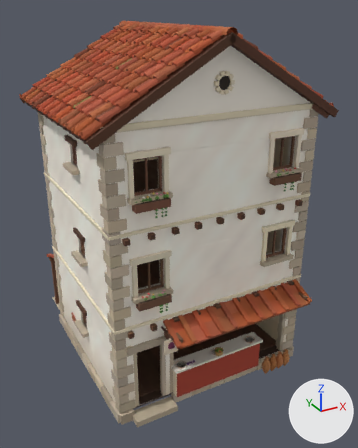
One commit to the glTF model godot/assets/kit/houses/shop_mansio.glb: the scene before it, then after it.
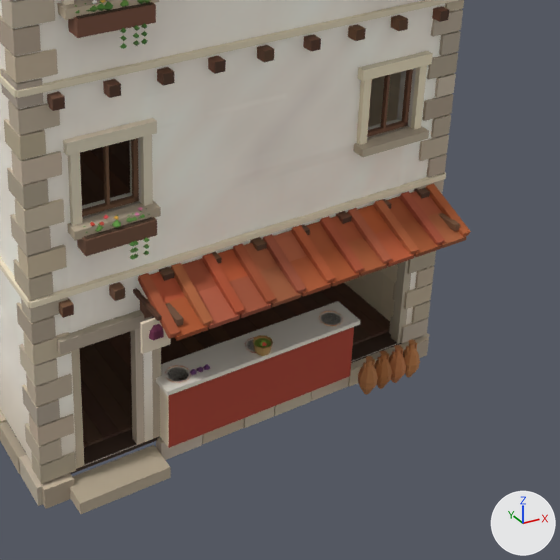
Each version is shown whole from a 50 mm lens placed at (-5.28, -10.1, 8.39), pointed at (0.2, -0.12, 3.4), then close up on the part from 28% to 98% of the width and 44% to 100% of the height. Lighting does not change. The marker at lower right points along +X, +Y and +Z. The older version's two pictures come first. Vertices at exactly the same position are counted once.

The first close-up shows 'House', 'Rooms', 'Walls'.
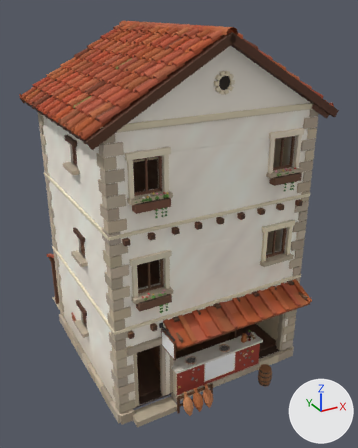
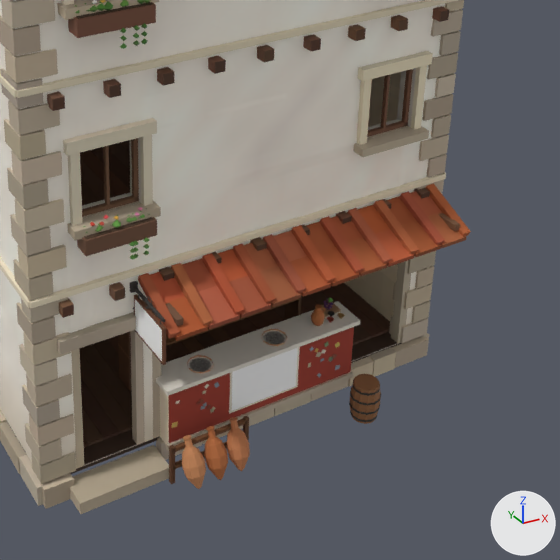
The change in detail:
Material 'CivWood' (mat_civwood) is new.
Uses the picture img_civ_white.
Material 'CivSign' (mat_civsign) is new.
Uses the picture img_civ_white.
Material 'CivCloth' (mat_civcloth) is new.
Uses the picture img_civ_white.
me_house is used by ob_house; location (0.0, 0.0, 0.0).
me_house had 10450 vertices, 13982 faces and spanned x -2.82..2.82, y -2.88..3.52, z -0.02..8.06.
me_house now has 14305 vertices, 20648 faces and spans x -2.82..2.82, y -2.92..3.52, z -0.02..8.06.
me_house part 1: a new loose piece, a box spanning x -1.12..1.216, y -2.42..-2.38, z 0.24..0.3, in mat_civkit.
me_house part 2: a new loose piece, a box spanning x -0.382..0.478, y -2.395..-2.389, z 0.3834..0.9734, in mat_civkit.
me_house part 3: the loose piece of 8 vertices spanning x 1.89..1.91, y -2.51..-2.49, z 0.38..0.46 is scaled about its middle by (-2.96, 0.24, -0.632), then moved by (-0.89, 0.11, 0.02).
me_house part 4: the loose piece of 8 vertices spanning x -1.38..-1.34, y -2.7..-2.2, z 2.12..2.16 is scaled about its middle by (0.947, 0.012, 0.611), then moved by (2.27, 0.06, -1.56).
me_house part 5: 16 loose pieces with 419 vertices, spanning x -1.51..2.07, y -2.68..-2.14, z 0.0..2.09, are deleted.
me_house part 6: 60 vertices removed from x -0.1..1.11, y -2.38..-2.14, z 0.99..1.02; 3675 vertices added at x -1.42..1.74, y -2.92..-1.21, z 0.0..2.29.
me_house part 7: 2 kept faces spanning x -1.1..1.2, y -2.39, z 0.24..0.96 get new vertex colours; the middle colour goes from red #ac422f to red #a03c2c.
Other edits to the shape of me_house do not show in these pictures.
me_house gains material mat_civwood.
me_house gains material mat_civcloth.
me_house gains material mat_civsign.

Location of each change, (x1, y1, x2, y2) in pixels of the close-ups (560 x 560 px; the box of a moved part takes in the faces that stretch with it):
part 1 of me_house, added: after (166, 371, 354, 450)
part 2 of me_house, added: after (229, 347, 300, 414)
part 3 of me_house, moved or reshaped: before (406, 345, 409, 353); after (335, 365, 340, 370)
part 4 of me_house, moved or reshaped (not visible afterwards): before (133, 288, 161, 321)
part 5 of me_house, deleted: before (140, 318, 420, 395)
part 6 of me_house, built on: before (245, 311, 343, 353); after (118, 281, 381, 489)
part 7 of me_house, recoloured: (169, 339, 351, 443) in both
